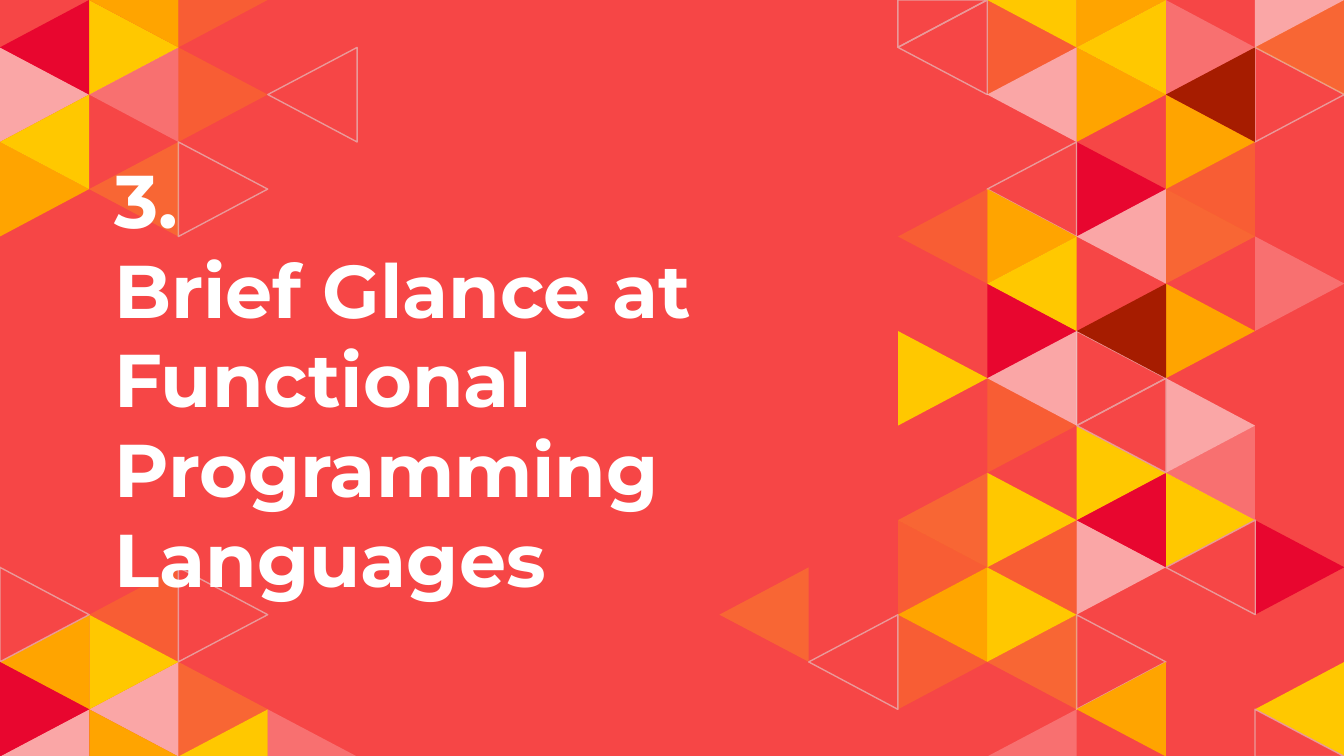
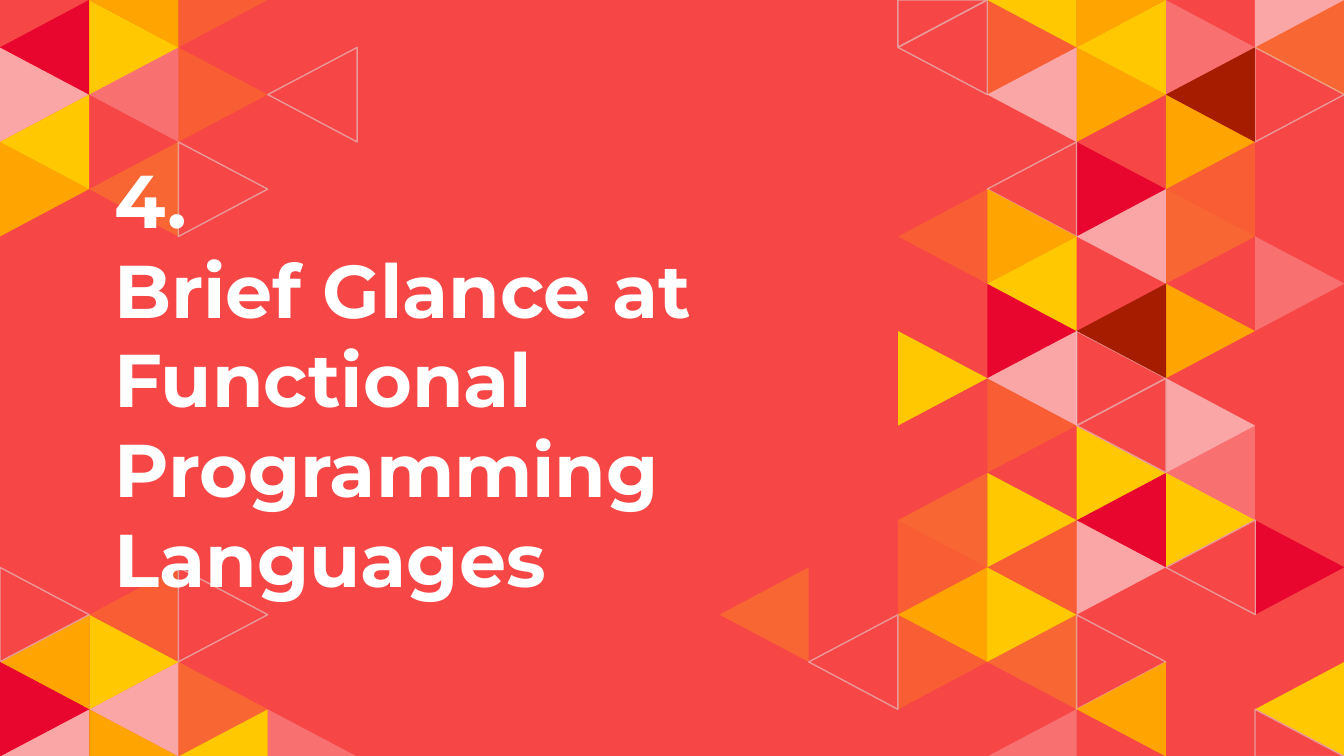
Before and after one commit to geekygirlsarah/talk-a_primer_on_functional_programming, a slide deck: slide 62 of A Primer on Functional Programming.pptx (slide 59 before the commit). Drawn at 1344x756 pixels with LibreOffice and Linux fonts; fonts in the diff are those of the drawing. Boxes give left, top, right and bottom in pixels: in the first picture for what was removed or moved away, otherwise in the second. Text is boxed around its words. In the diff, an @@ line names an element or a change of style, - is before the commit and + after.

```diff
--- a/A Primer on Functional Programming.pptx
+++ b/A Primer on Functional Programming.pptx
@@ title at [114,156,690,604]: text changed @@
-3.
-Brief Glance at Functional Programming Languages
+4.
+Brief Glance at Functional Programming Languages
```
Also in this commit, not shown: 62 other slides changed, 3 slides added, 1 other file.
